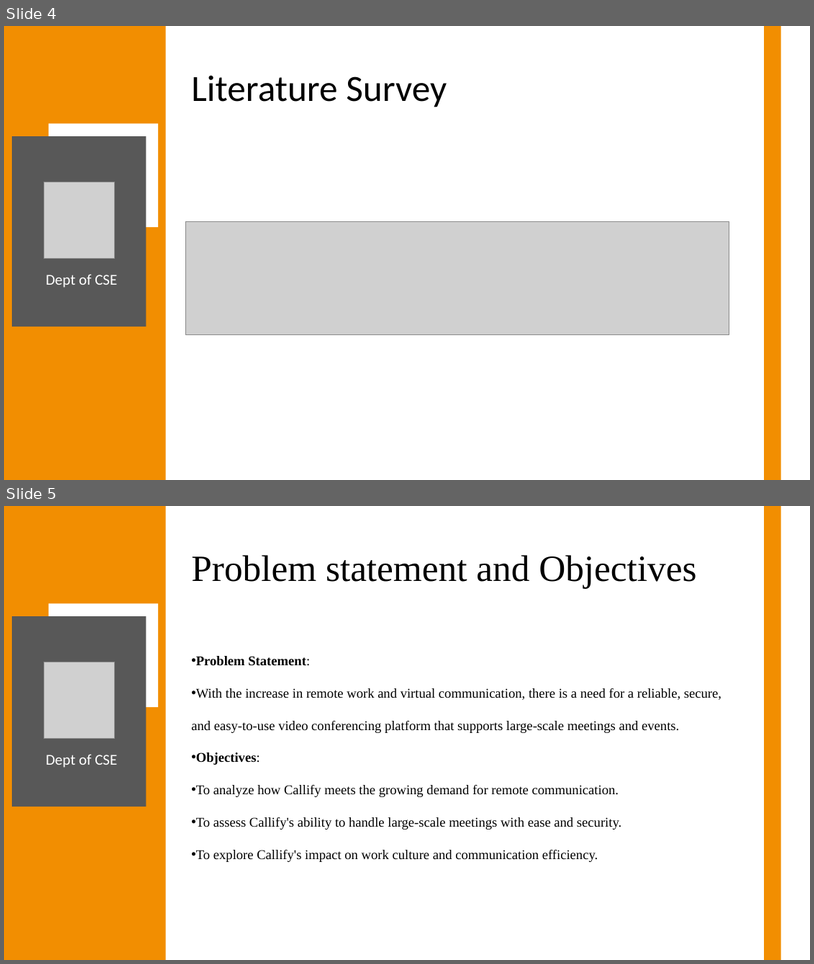
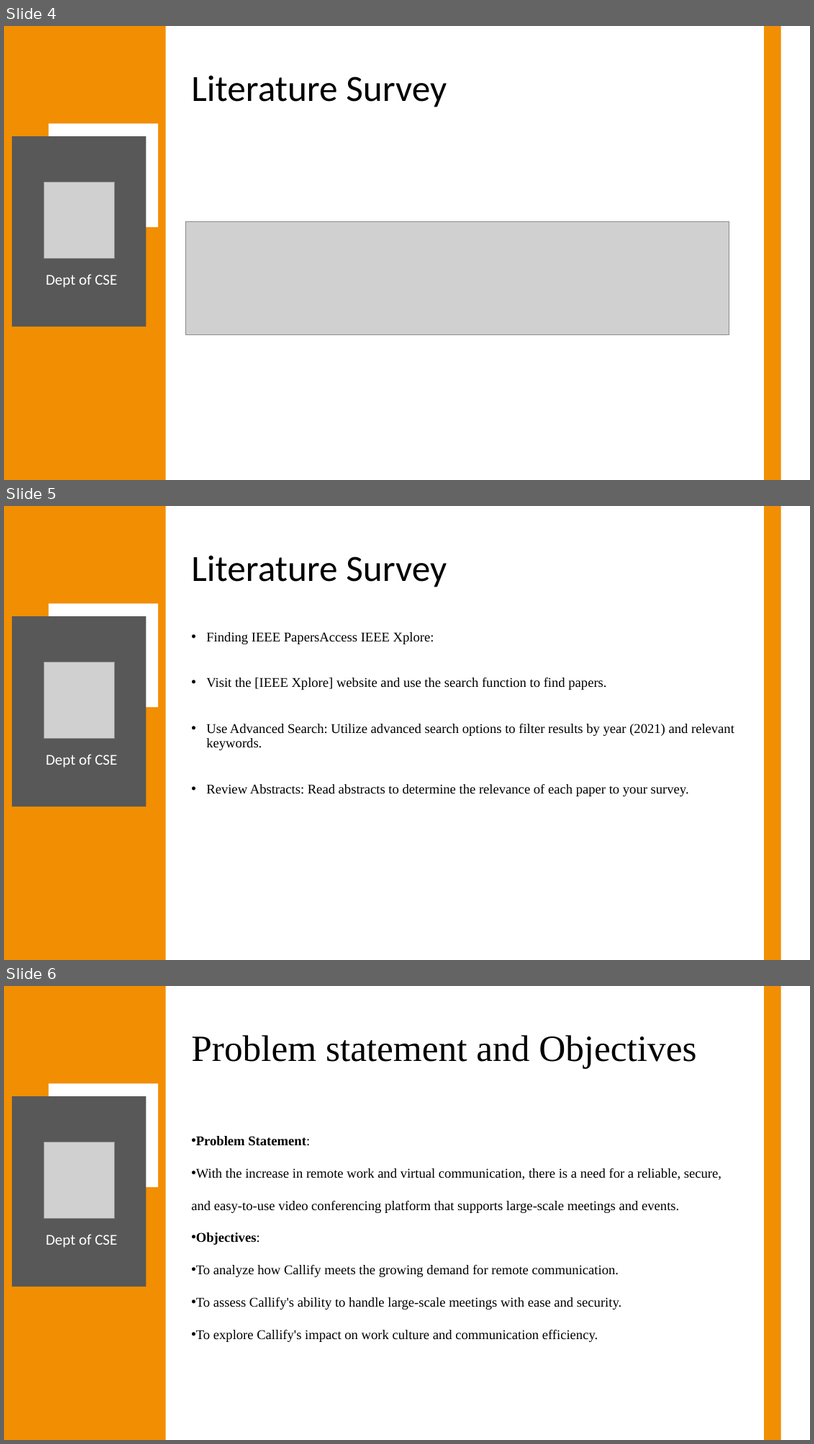
Before and after one commit to Anish202020/7th-Semester, a slide deck: Report & PPT/Project Work/Ppt/Callify Synopsis.pptx. Shown one above the other, each under a label of ours: slides 4 and 5 before the commit, slides 4, 5 and 6 after it. The pictures are 814x964 and 814x1444 pixels, drawn with LibreOffice and Linux fonts; fonts in the diff are those of the drawing; grey boxes stand for pictures. Boxes give left, top, right and bottom in pixels: in the first picture for what was removed or moved away, otherwise in the second. Text is boxed around its words. In the diff, an @@ line names an element or a change of style, - is before the commit and + after.

```diff
--- a/Report & PPT/Project Work/Ppt/Callify Synopsis.pptx
+++ b/Report & PPT/Project Work/Ppt/Callify Synopsis.pptx
@@ slide 5 added at [4,506,810,960], background #FFFFFF @@
@@ rectangle added at [4,506,165,960], fill #F28E01 @@
@@ rectangle added at [764,506,782,960], fill #F28E01 @@
@@ title added at [191,555,447,587], 44 pt, text #000000 @@
+Literature Survey
@@ rectangle added at [49,603,158,707], fill #FFFFFF @@
@@ rectangle added at [12,616,146,807], fill #585858 @@
@@ text added at [206,632,735,796], 16 pt, text #000000 @@
+• Finding IEEE PapersAccess IEEE Xplore:
+• Visit the [IEEE Xplore] website and use the search function to find papers.
+• Use Advanced Search: Utilize advanced search options to filter results by year (2021) and relevant keywords.
+• Review Abstracts: Read abstracts to determine the relevance of each paper to your survey.
@@ picture added at [44,662,115,738] @@
@@ text added at [46,754,117,767], 18 pt, text #FFFFFF @@
+Dept of CSE
@@ what was slide 5 is now slide 6 @@
```
Also in this commit, not shown: 7 slides changed, 3 other files.
